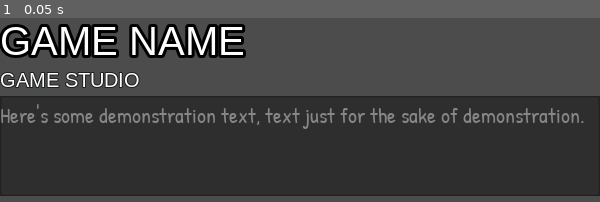
Above: before the commit, frame 1.
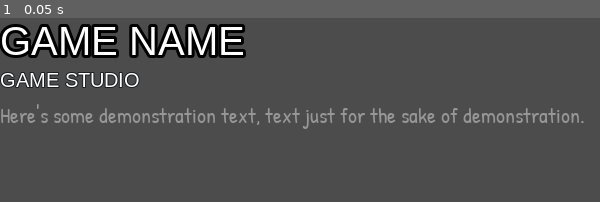
Above: after the commit, the same moment.

Repository: KTGoldwolf/game-journal
Game: Godot game, scene res://ui-component/simple/SimpleGameEntry.tscn
The game is run twice, just before and just after one commit, with the same random seed, the same clock (stepped at 60 frames per second) and the same inputs. This scene is started directly instead of the project's main scene.
Inputs:
- Up to frame 1 (0.05 s): no input

The runs differ from the first frame. In frame 1, 52% of the frame differs, in the area x 0-100%, y 42-97%.

Commit message:
Style entry text without background

Diff:
--- /dev/null
+++ b/themes/style_box_clear.tres
@@ -0,0 +1,4 @@
+[gd_resource type="StyleBoxFlat" format=2]
+
+[resource]
+bg_color = Color( 0.6, 0.6, 0.6, 0 )
--- a/ui-component/simple/SimpleGameEntry.tscn
+++ b/ui-component/simple/SimpleGameEntry.tscn
@@ -1,9 +1,10 @@
-[gd_scene load_steps=5 format=2]
+[gd_scene load_steps=6 format=2]
 
 [ext_resource path="res://scripts/simple/SimpleGameEntry.gd" type="Script" id=1]
 [ext_resource path="res://fonts/GameTitle.tres" type="DynamicFont" id=2]
 [ext_resource path="res://fonts/ArimoHeader.tres" type="DynamicFont" id=3]
 [ext_resource path="res://themes/game-entry-notes-theme.tres" type="Theme" id=4]
+[ext_resource path="res://themes/style_box_clear.tres" type="StyleBox" id=5]
 
 [node name="SimpleGameEntry" type="VBoxContainer"]
 anchor_right = 1.0
@@ -37,6 +38,10 @@
 rect_min_size = Vector2( 0, 100 )
 size_flags_horizontal = 3
 theme = ExtResource( 4 )
+custom_styles/read_only = ExtResource( 5 )
+custom_styles/focus = ExtResource( 5 )
+custom_styles/normal = ExtResource( 5 )
 text = "Here's some demonstration text, text just for the sake of demonstration."
 readonly = true
+syntax_highlighting = true
 wrap_enabled = true
